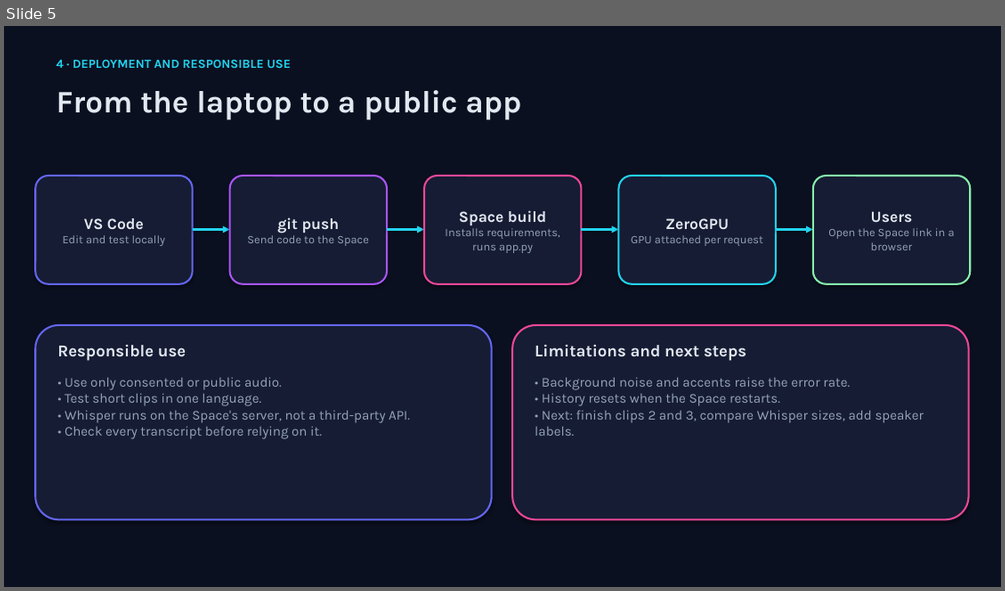
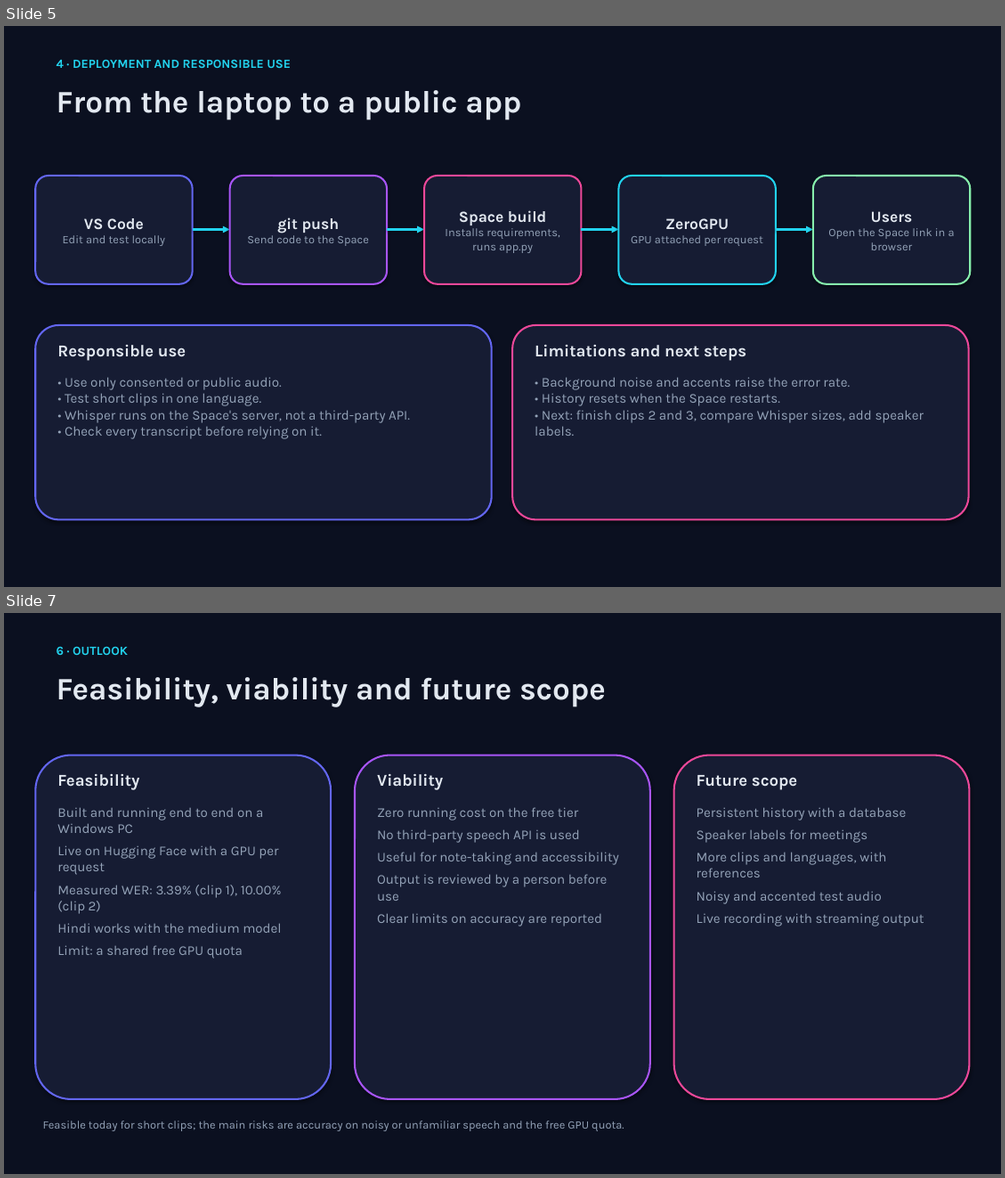
Before and after one commit to tripathi-yash/speech-notes, a slide deck: docs/speech_notes_slides.pptx. Shown one above the other, each under a label of ours: slide 5 before the commit, slides 5 and 7 after it; the slides between them are not shown. The pictures are 1005x591 and 1005x1178 pixels, drawn with LibreOffice and Linux fonts; fonts in the diff are those of the drawing. Boxes give left, top, right and bottom in pixels: in the first picture for what was removed or moved away, otherwise in the second. Text is boxed around its words. In the diff, an @@ line names an element or a change of style, - is before the commit and + after.

```diff
--- a/docs/speech_notes_slides.pptx
+++ b/docs/speech_notes_slides.pptx
@@ slide 7 added at bbox=[4, 613, 1001, 1174], background #0B1020 @@
@@ text added at bbox=[57, 646, 128, 655], 12 pt, text #22D3EE, bold @@
+6 · OUTLOOK
@@ text added at bbox=[57, 677, 606, 707], 30 pt, text #E2E8F0, bold @@
+Feasibility, viability and future scope
@@ rounded rectangle added at bbox=[35, 755, 331, 1099], fill #161C33, outline #6366F1 1.75 pt @@
@@ rounded rectangle added at bbox=[355, 755, 650, 1099], fill #161C33, outline #A855F7 1.75 pt @@
@@ rounded rectangle added at bbox=[674, 755, 970, 1099], fill #161C33, outline #EC4899 1.75 pt @@
@@ text added at bbox=[57, 774, 139, 790], 16 pt, text #E2E8F0, bold @@
+Feasibility
@@ text added at bbox=[377, 774, 443, 790], 16 pt, text #E2E8F0, bold @@
+Viability
@@ text added at bbox=[696, 775, 797, 790], 16 pt, text #E2E8F0, bold @@
+Future scope
@@ text added at bbox=[57, 807, 282, 958], 13 pt, text #94A3B8 @@
+Built and running end to end on a Windows PC
+Live on Hugging Face with a GPU per request
+Measured WER: 3.39% (clip 1), 10.00% (clip 2)
+Hindi works with the medium model
+Limit: a shared free GPU quota
@@ text added at bbox=[377, 807, 619, 926], 13 pt, text #94A3B8 @@
+Zero running cost on the free tier
+No third-party speech API is used
+Useful for note-taking and accessibility
+Output is reviewed by a person before use
+Clear limits on accuracy are reported
@@ text added at bbox=[696, 807, 924, 926], 13 pt, text #94A3B8 @@
+Persistent history with a database
+Speaker labels for meetings
+More clips and languages, with references
+Noisy and accented test audio
+Live recording with streaming output
@@ text added at bbox=[43, 1120, 624, 1131], 11 pt, text #94A3B8 @@
+Feasible today for short clips; the main risks are accuracy on noisy or unfamiliar speech and the free GPU quota.
```
Also in this commit, not shown: 1 slide changed, 1 other slide added, 1 other file.
